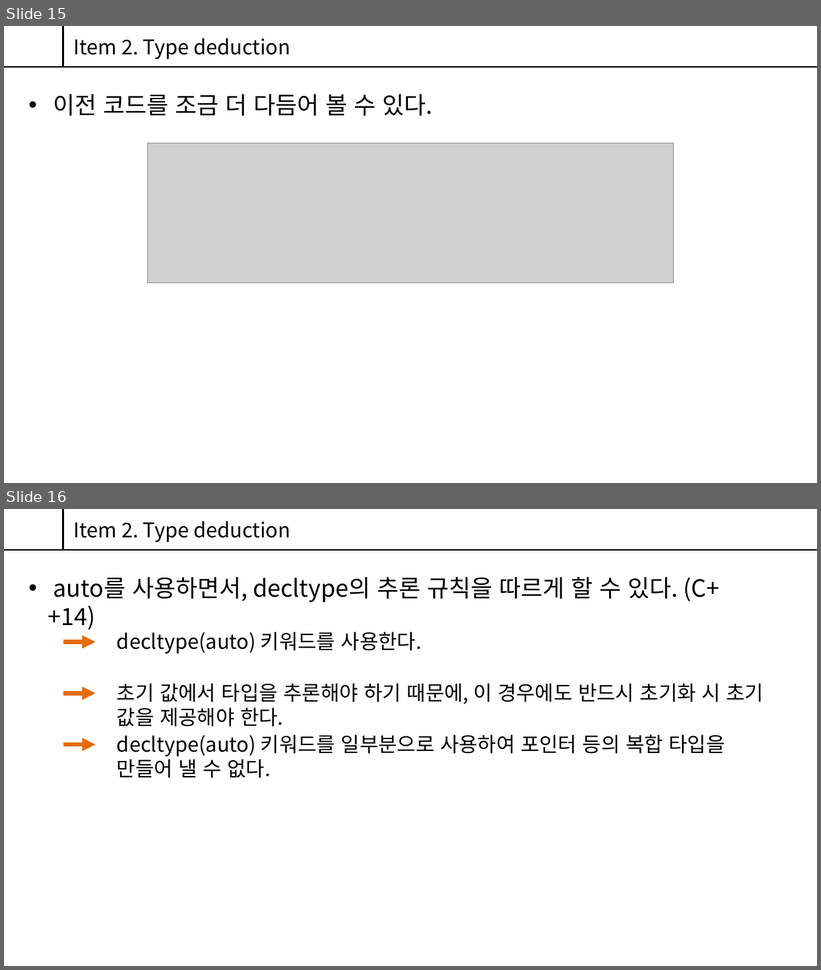
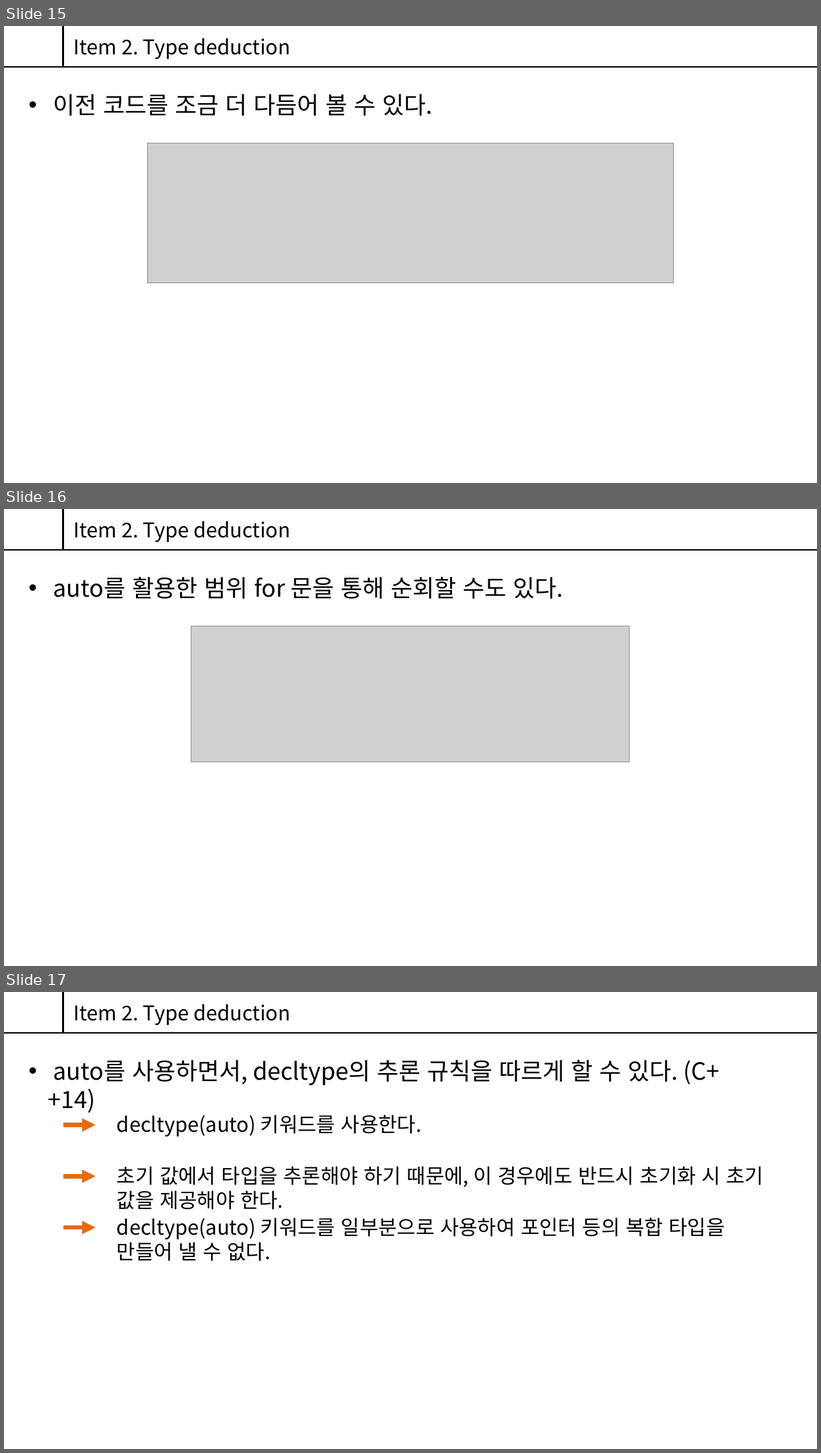
Before and after one commit to CoodingPenguin/StudyMaterial, a slide deck: Sharpest++/Chapter 7 - Type Aliasing & Type Deduction.pptx. Shown one above the other, each under a label of ours: slides 15 and 16 before the commit, slides 15, 16 and 17 after it. The pictures are 821x970 and 821x1453 pixels, drawn with LibreOffice and Linux fonts; fonts in the diff are those of the drawing; grey boxes stand for pictures; background and template pictures are left out. Boxes give left, top, right and bottom in pixels: in the first picture for what was removed or moved away, otherwise in the second. Text is boxed around its words. In the diff, an @@ line names an element or a change of style, - is before the commit and + after.

Commit message:
Modify chapter 7.

```diff
--- a/Sharpest++/Chapter 7 - Type Aliasing & Type Deduction.pptx
+++ b/Sharpest++/Chapter 7 - Type Aliasing & Type Deduction.pptx
@@ slide 16 added at <box>4,509,817,966</box>, background picture (left out) @@
@@ line added from (63, 550) to (63, 509), #000000 2 pt @@
@@ text added at <box>73,521,290,542</box>, 24 pt, text #000000 @@
+Item 2. Type deduction
@@ line added from (4, 550) to (817, 550), #000000 2 pt @@
@@ text added at <box>53,577,563,599</box>, 28 pt, text #000000 @@
+• auto를 활용한 범위 for 문을 통해 순회할 수도 있다.
@@ picture added at <box>191,626,630,762</box> @@
@@ what was slide 16 is now slide 17 @@
```
